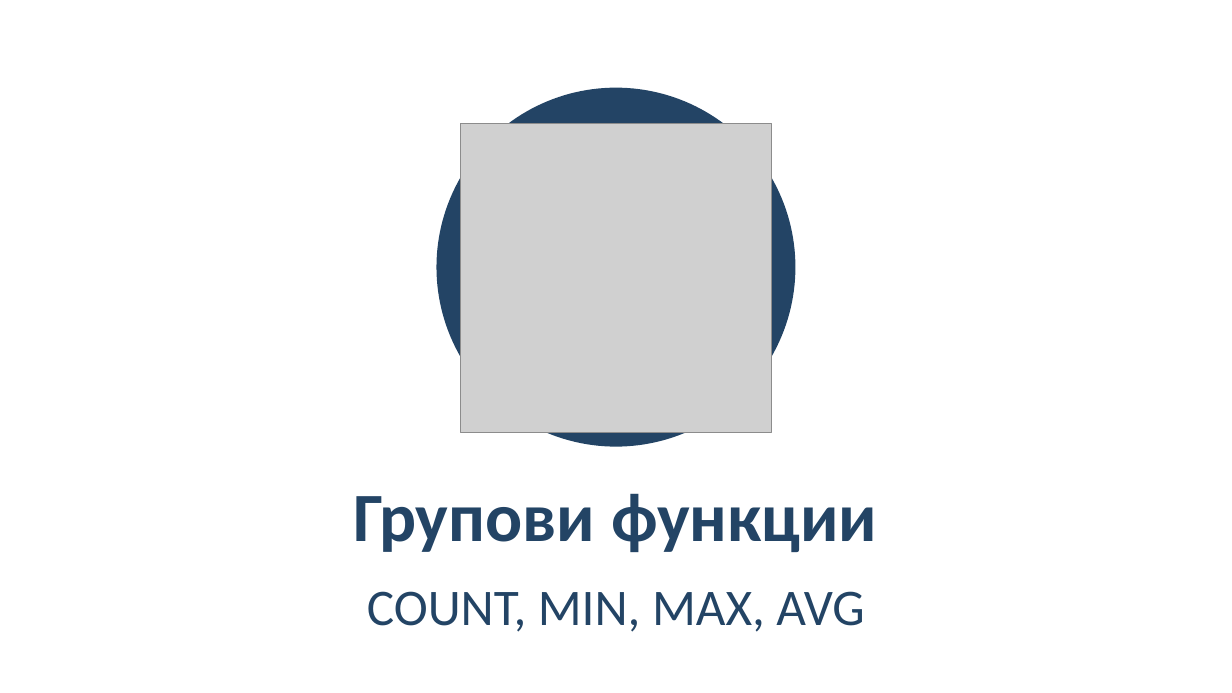
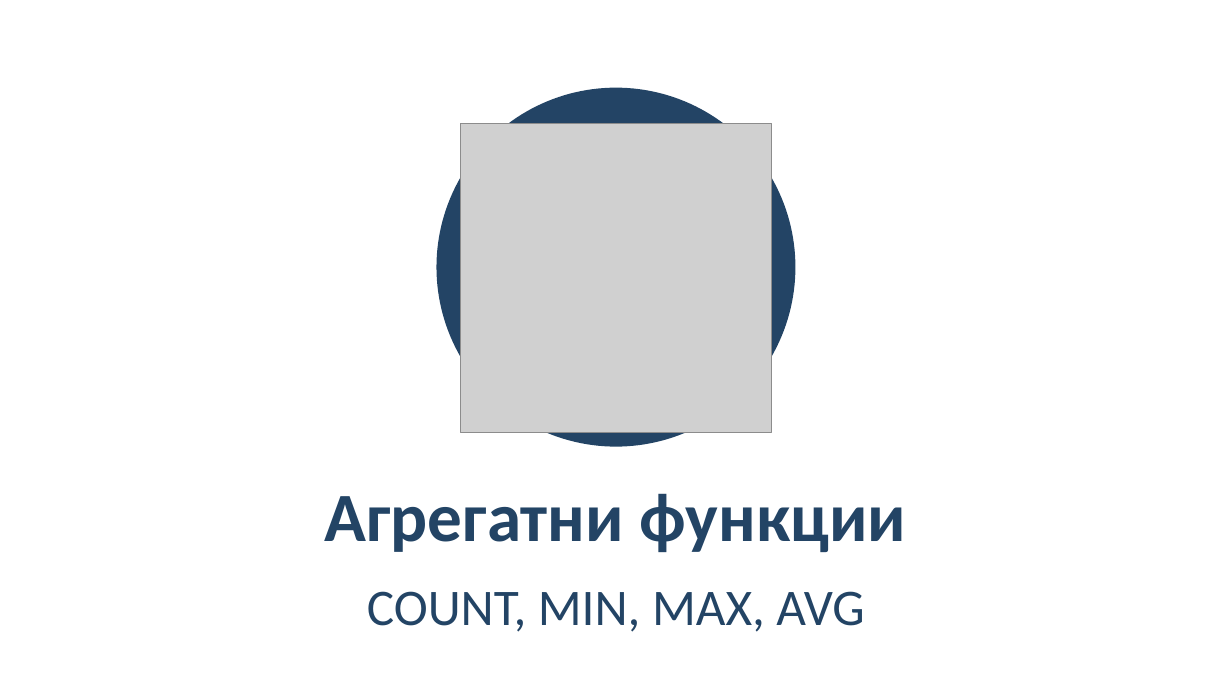
Before and after one commit to BG-IT-Edu/School-Programming, a slide deck: slide 3 of Courses/Software-Sciences/Module-3-Databases-New/11-Group-and-Aggregate-Functions/11-Group-and-Aggregate-Functions.pptx. Drawn at 1232x693 pixels with LibreOffice and Linux fonts; fonts in the diff are those of the drawing; grey boxes stand for pictures. Boxes give left, top, right and bottom in pixels: in the first picture for what was removed or moved away, otherwise in the second. Text is boxed around its words. In the diff, an @@ line names an element or a change of style, - is before the commit and + after.

```diff
--- a/Courses/Software-Sciences/Module-3-Databases-New/11-Group-and-Aggregate-Functions/11-Group-and-Aggregate-Functions.pptx
+++ b/Courses/Software-Sciences/Module-3-Databases-New/11-Group-and-Aggregate-Functions/11-Group-and-Aggregate-Functions.pptx
@@ title at (x1=325, y1=493, x2=906, y2=552): text changed @@
-Групови функции
+Агрегатни функции
```
Also in this commit, not shown: 9 other slides changed, 1 other file.
